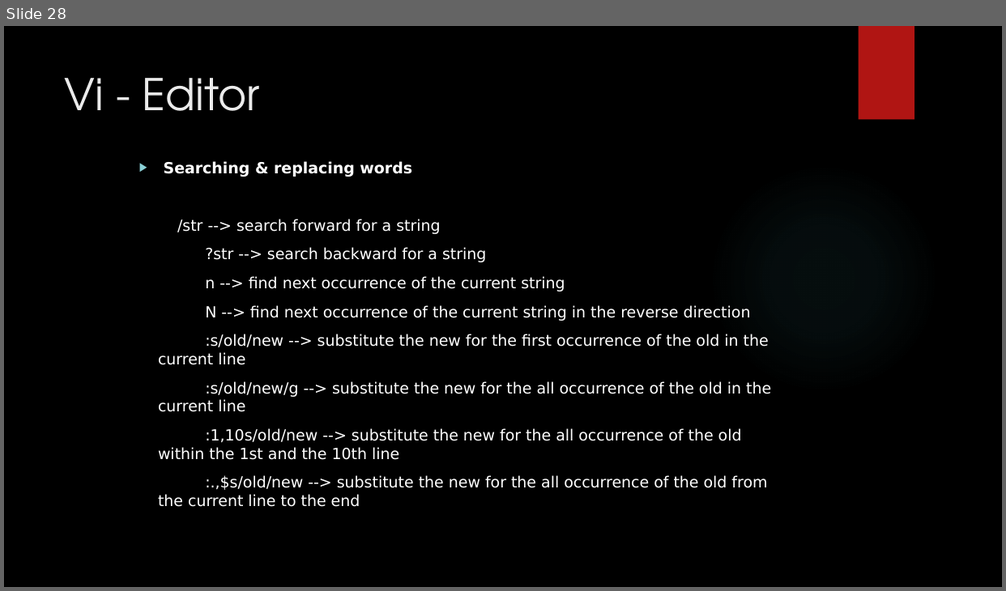
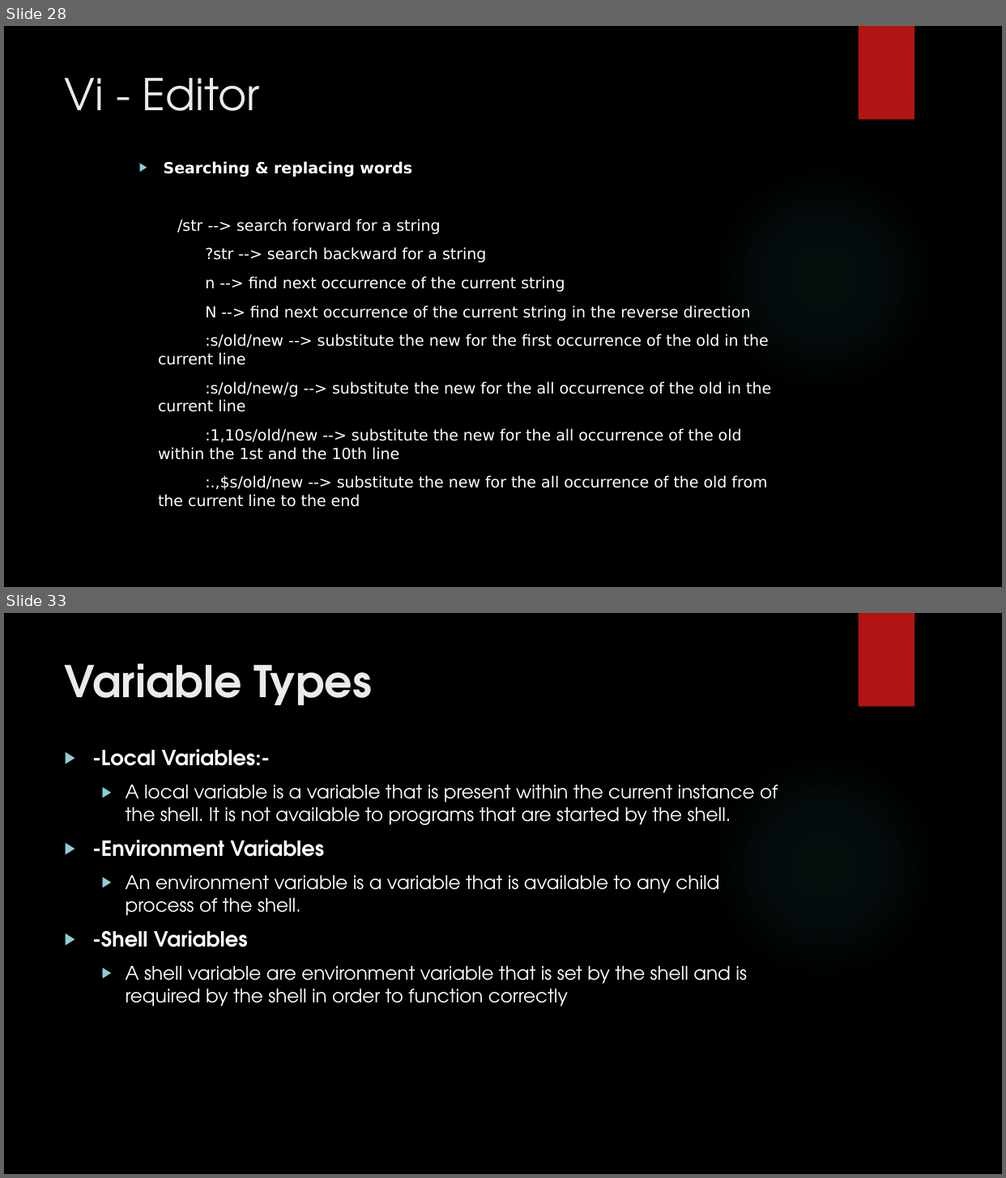
Before and after one commit to RaghulRameshTrainer/mobily_infotech, a slide deck: UnixShellScripting.pptx. Shown one above the other, each under a label of ours: slide 28 before the commit, slides 28 and 33 after it; the slides between them are not shown. The pictures are 1006x591 and 1006x1178 pixels, drawn with LibreOffice and Linux fonts; fonts in the diff are those of the drawing; background and template pictures are left out. Boxes give left, top, right and bottom in pixels: in the first picture for what was removed or moved away, otherwise in the second. Text is boxed around its words. In the diff, an @@ line names an element or a change of style, - is before the commit and + after.

```diff
--- a/UnixShellScripting.pptx
+++ b/UnixShellScripting.pptx
@@ slide 33 added at <box>4,613,1002,1174</box>, background picture (left out); not listed: 2 template elements that a slide beside it also shows @@
@@ title added at <box>65,663,372,705</box>, 42 pt, text #EBEBEB, bold @@
+Variable Types
@@ text added at <box>92,750,778,1007</box>, 18 pt, text #FFFFFF @@
+▶ -Local Variables:-
+  ▶ A local variable is a variable that is present within the current instance of the shell. It is not available to programs that are started by the shell.
+▶ -Environment Variables
+  ▶ An environment variable is a variable that is available to any child process of the shell.
+▶ -Shell Variables
+  ▶ A shell variable are environment variable that is set by the shell and is required by the shell in order to function correctly
```
Also in this commit, not shown: 1 slide changed, 25 other slides added, 7 slides removed.
